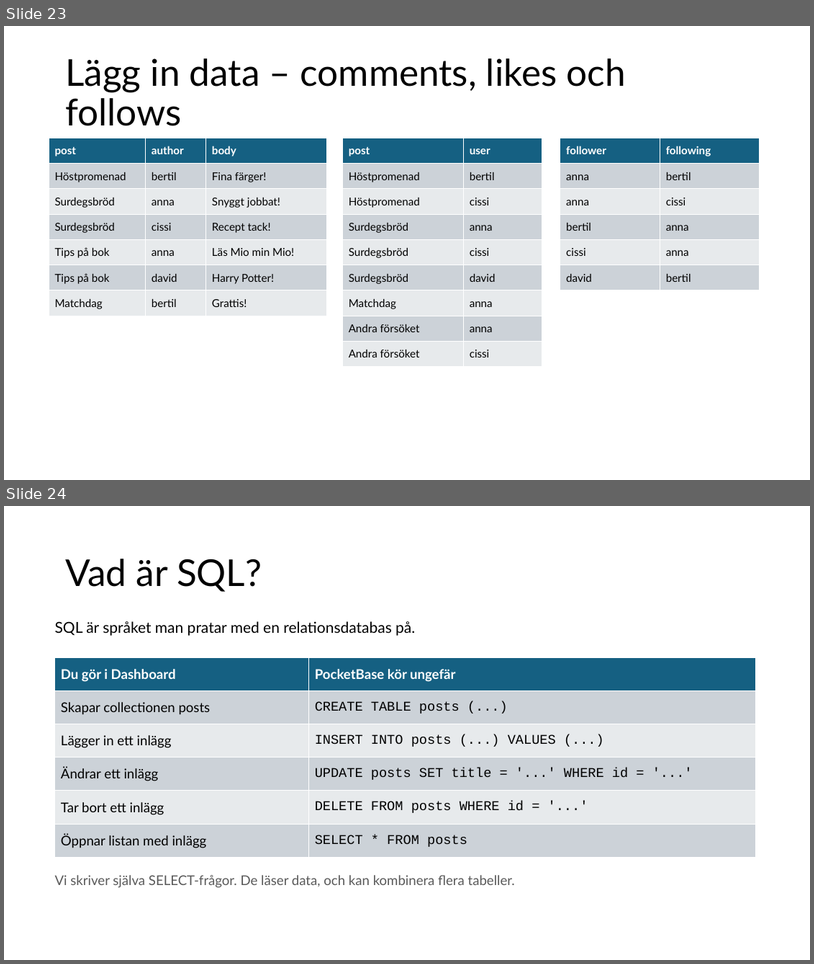
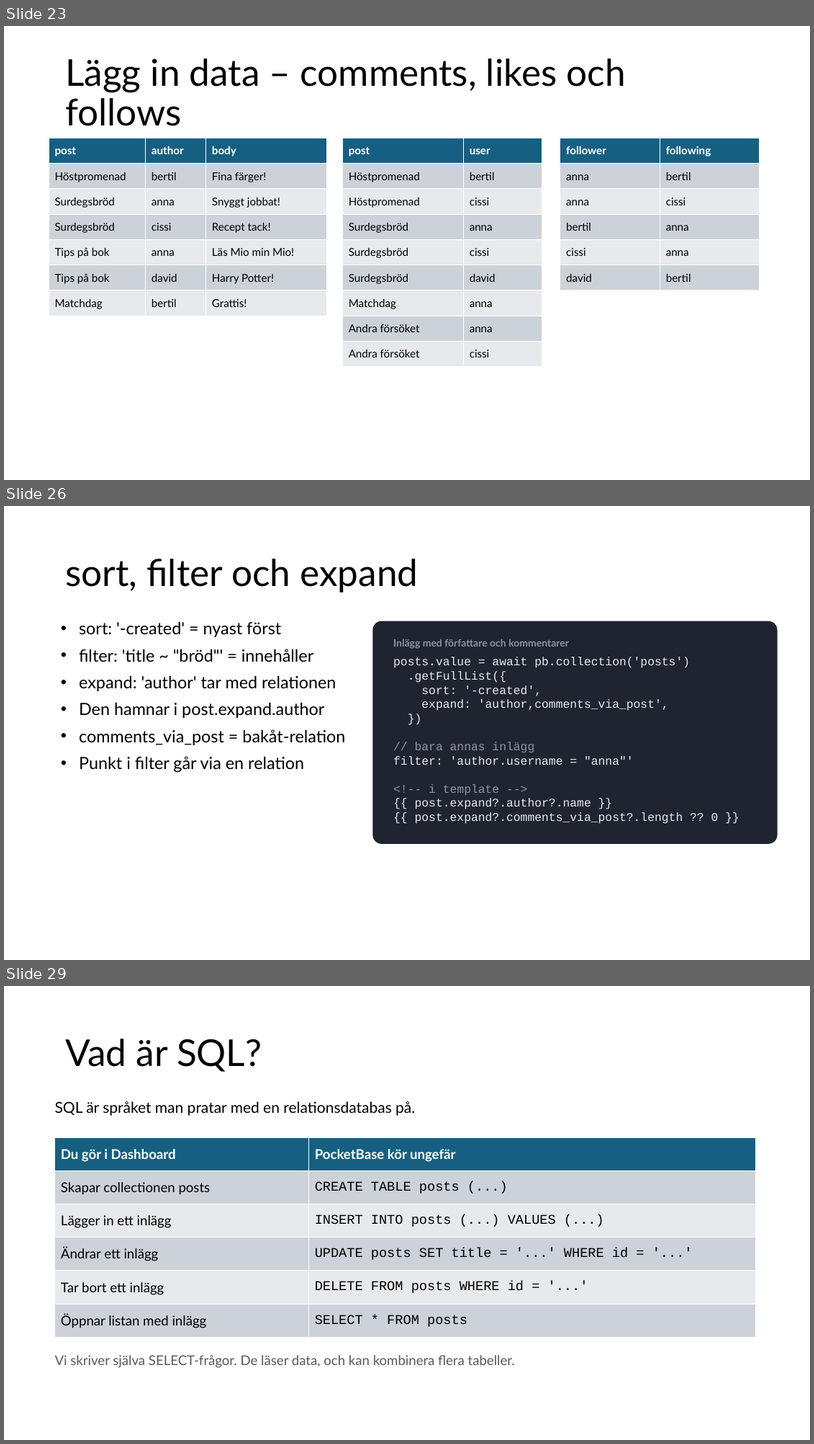
Before and after one commit to abbjetmus/pocketbase-flutter-kurs, a slide deck: Databaser och mobilapputveckling - sammanfattning.pptx. Shown one above the other, each under a label of ours: slides 23 and 24 before the commit, slides 23, 26 and 29 after it; the slides between them are not shown. The pictures are 814x964 and 814x1444 pixels, drawn with LibreOffice and Linux fonts; fonts in the diff are those of the drawing. Boxes give left, top, right and bottom in pixels: in the first picture for what was removed or moved away, otherwise in the second. Text is boxed around its words. In the diff, an @@ line names an element or a change of style, - is before the commit and + after.

```diff
--- a/Databaser och mobilapputveckling - sammanfattning.pptx
+++ b/Databaser och mobilapputveckling - sammanfattning.pptx
@@ slide 26 added at box(4, 506, 810, 960), background #FFFFFF @@
@@ title added at box(65, 559, 419, 592), 44 pt, text #000000 @@
+sort, filter och expand
@@ text added at box(79, 621, 345, 772), 20 pt, text #000000 @@
+• sort: '-created' = nyast först
+• filter: 'title ~ "bröd"' = innehåller
+• expand: 'author' tar med relationen
+• Den hamnar i post.expand.author
+• comments_via_post = bakåt-relation
+• Punkt i filter går via en relation
@@ rounded rectangle added at box(373, 621, 778, 844), fill #1F2430, 14 pt, text #E6E9EF @@
+Inlägg med författare och kommentarer
+posts.value = await pb.collection('posts')
+.getFullList({
+sort: '-created',
+expand: 'author,comments_via_post',
+})
+// bara annas inlägg
+filter: 'author.username = "anna"'
+<!-- i template -->
+{{ post.expand?.author?.name }}
+{{ post.expand?.comments_via_post?.length ?? 0 }}
@@ what was slide 24 is now slide 29 @@
```
Also in this commit, not shown: 5 slides changed, 4 other slides added.
